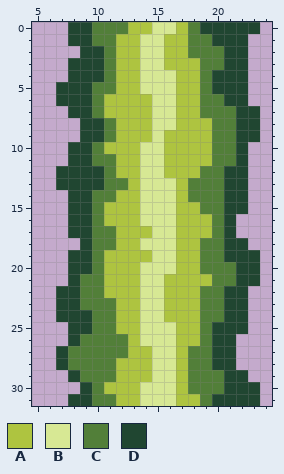
Pixel-art sprite, stored at res/img/explosion/middle_vert.png. Above, as it was before the edit.
The file is 32x32 pixels. Shown: x 5..24, y 0..31.
Palette (. is transparent): A #aec440  B #d7e894  C #527f39  D #204631
Pixels before, first column x 7:
 0 .DDCCCAABBACDDDDD
 1 .DDCCAABBAACCDDD.
 2 ..DDCAABBAACCCDD.
 3 .DDDCAABBAAACCDD.
 4 .DDDCAABBBAACDDD.
 5 DDDCCAABBBAACDDD.
 6 DDDCAAAABBAACCDD.
 7 .DDCAAAABBAACCCDD
 8 ..DDCAAABBAAACCDD
 9 ..DDCAAABAAAACCDD
10 .DDCAAABBAAAACCD.
11 .DDCCAABBAAAACCD.
12 DDDDCAABBAAACCDD.
13 DDDDCCABBBACCCDD.
14 .DDCCAABBBACCCDD.
15 .DDCAAABBBAACCDD.
16 .DDCAAABBBAAACD..
17 .DDCCAAABBAAACD..
18 ..DCCAABBBAACCDD.
19 .DDCAAAABBAACCDDD
20 .DDCAAABBBAACCCDD
21 .DCCAAABBAAAACCDD
22 DDCCAAABBAAACCDD.
23 DDCCCAABBAAACCDD.
24 DDDCCAABBAAACCDD.
25 .DDCCAABBBAACDDD.
26 .DCCCCABBBAACDD..
27 DCCCCCAABBACCDD..
28 DCCCCAAABBACCDD..
29 .DCCCAAABBACCCDD.
30 ..DCAAABBBACCCDDD
31 .DDCCAABBBAACDDDD
And afterwards:
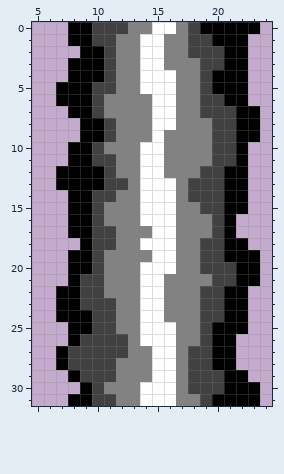
Difference:
Colour A changes from #aec440 to #828282.
Colour B changes from #d7e894 to #ffffff.
Colour C changes from #527f39 to #414141.
Colour D changes from #204631 to #000000.
